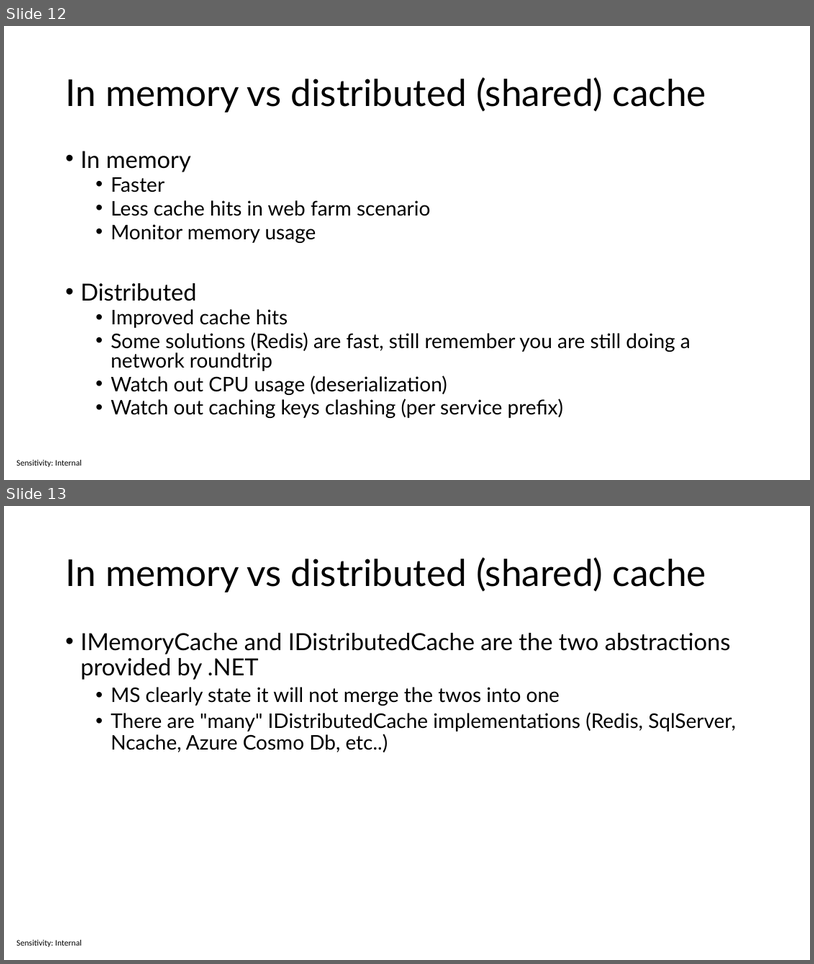
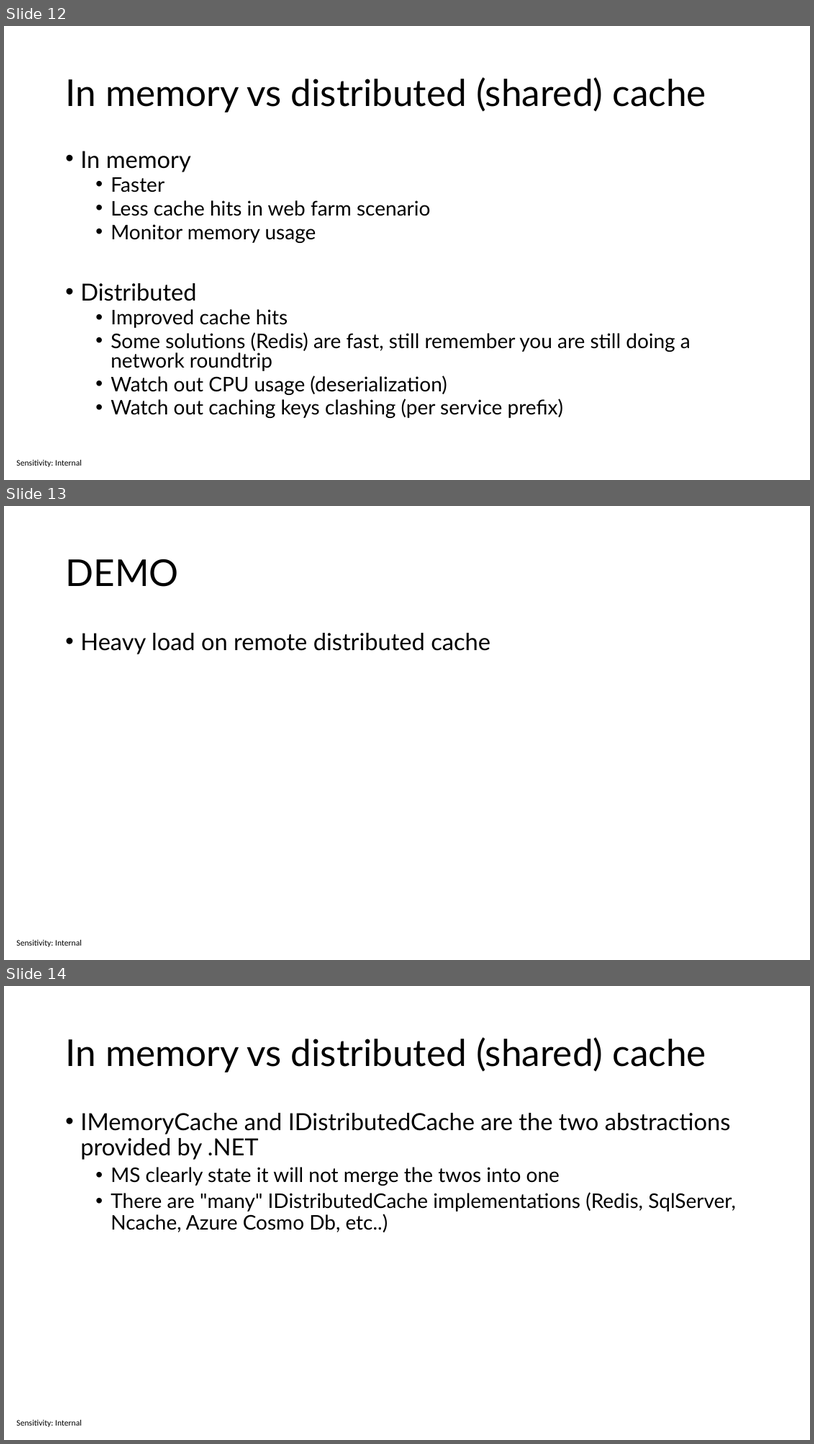
Before and after one commit to sabbadino/cache-like-a-pro-fusion-cache, a slide deck: cache-like-a-pro.pptx. Shown one above the other, each under a label of ours: slides 12 and 13 before the commit, slides 12, 13 and 14 after it. The pictures are 814x964 and 814x1444 pixels, drawn with LibreOffice and Linux fonts; fonts in the diff are those of the drawing. Boxes give left, top, right and bottom in pixels: in the first picture for what was removed or moved away, otherwise in the second. Text is boxed around its words. In the diff, an @@ line names an element or a change of style, - is before the commit and + after.

```diff
--- a/cache-like-a-pro.pptx
+++ b/cache-like-a-pro.pptx
@@ slide 13 added at bbox=[4, 506, 810, 960], background #FFFFFF; not listed: 1 template element that a slide beside it also shows @@
@@ title added at bbox=[65, 559, 178, 587], 44 pt, text #000000 @@
+DEMO
@@ text added at bbox=[80, 633, 491, 654], 28 pt, text #000000 @@
+• Heavy load on remote distributed cache
@@ what was slide 13 is now slide 14 @@
```
Also in this commit, not shown: 3 slides changed, 5 other slides added, 2 slides removed, 1 other file.
